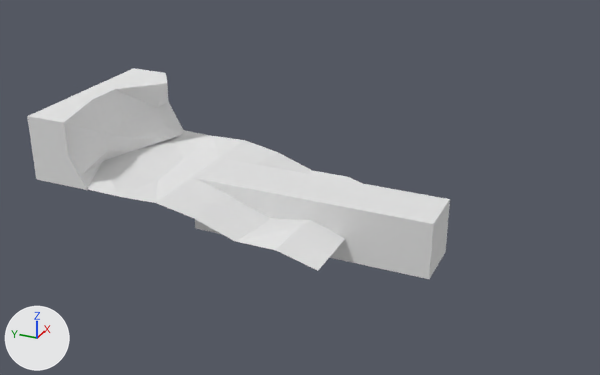
An edit to the Blender file Assets/Prefabs/Objects/Plaform1.blend, drawn before and after from the same camera.
The view is the same before and after, from a 50 mm camera at (-61.1, -30.6, 32.0) aimed at (-0.6, -3.4, 1.8). Arrows for +X, +Y and +Z are at lower left; the lights stay in place.

Objects in the first picture: 'Cube', 'Sand', 'Wall'.
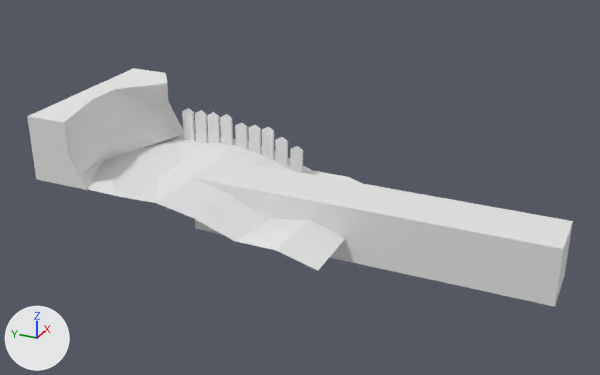
Patch to the scene script:
```diff
--- a/Assets/Prefabs/Objects/Plaform1.blend.py
+++ b/Assets/Prefabs/Objects/Plaform1.blend.py
@@ me_cube_001 @@
 me_cube_001.from_pydata(...)  # 8 vertices, 6 faces; spans x -2.6..2.6, y -16.0..6.3, z -3.4..1.7
 # used by ob_cube; location = (0.0, 0.0, 0.0)
+# me_cube_001 part 1: the whole mesh is scaled about its middle by (1, 1.45, 1), then moved by (0.0, -5.0, 0.0)
@@ me_cube_002 @@
+me_cube_002.from_pydata(...)  # 162 vertices, 144 faces; spans x -0.14..0.17, y -8.48..4.57, z -2.54..3.09
@@ ob_fence @@
+ob_fence = bpy.data.objects.new('Fence', me_cube_002)
+ob_fence.location = (6.0, 7.82, 1.68)
```

Boxes [x1, y1, x2, y2] around the edits, measured in the pictures (600 x 375 px):
'Cube', mesh rescaled (48% wider, 23% taller)
    before: [194, 158, 450, 279]
    after: [194, 158, 573, 307]
'Fence', added
    after: [182, 108, 303, 173]
